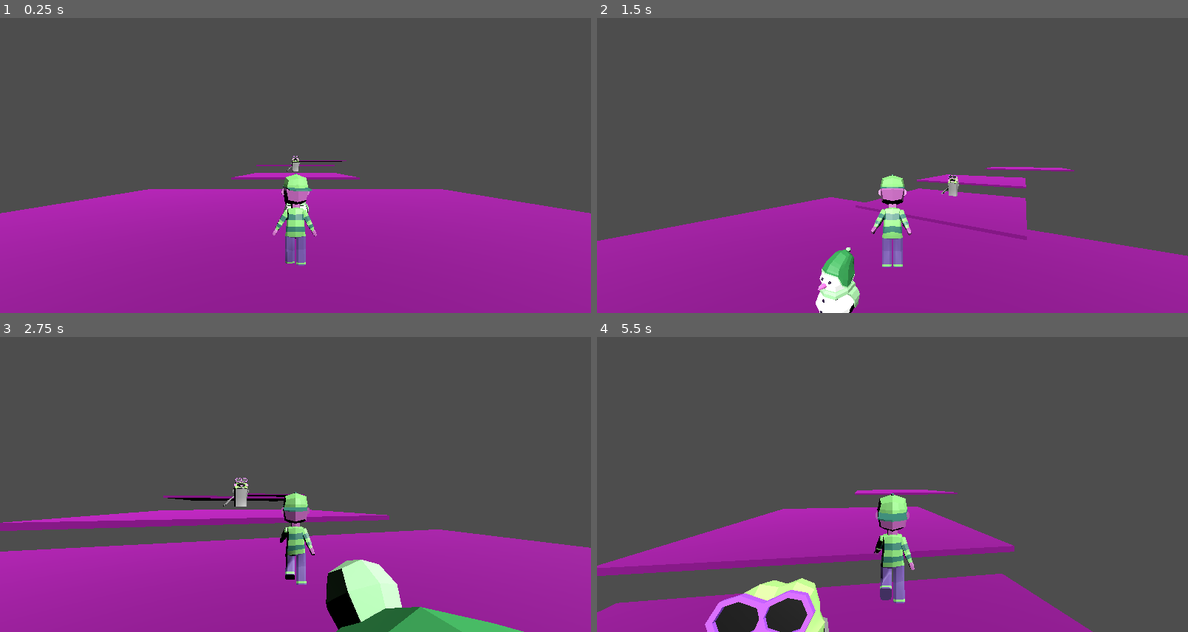
Above: before the commit, frames 1-4 (two rows, left to right).
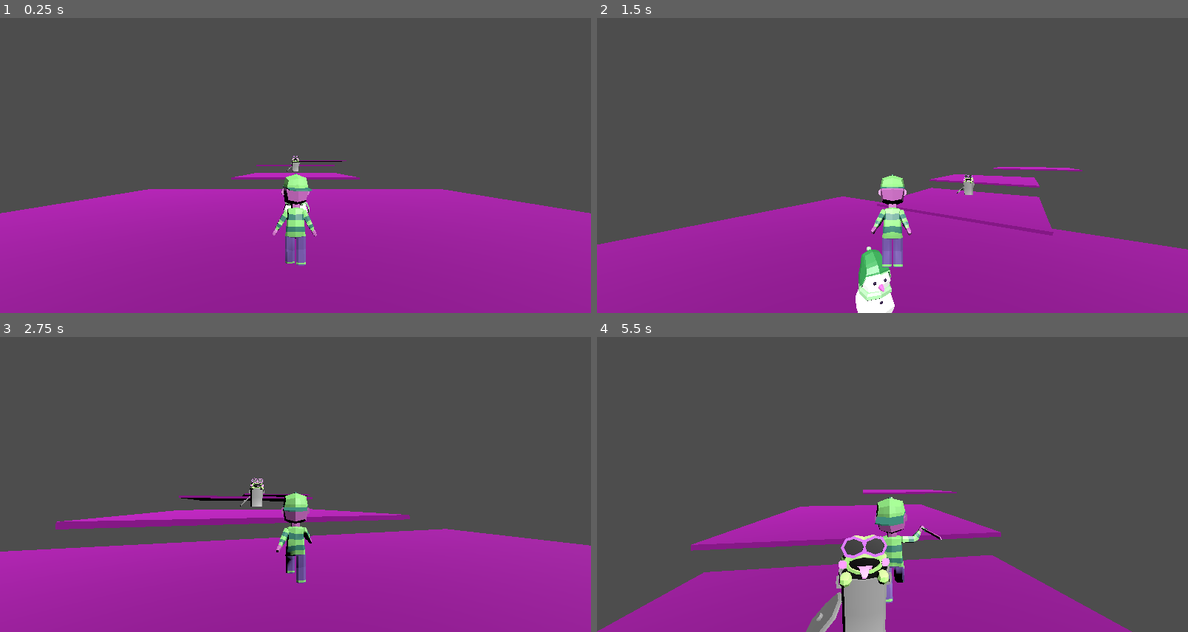
Above: after the commit, the same moments.

Repository: b4k4kozmo/KatsuBoy3D
Game: Godot game, scene res://Main.tscn
Same seed, same stepped clock (60 frames per second), same inputs: the game is played once before the commit and once after it.
Inputs (mouse positions are in pixels of both pictures, inside the frame that each line leads up to):
- Up to frame 1 (0.25 s): no input
- Up to frame 2 (1.5 s): tap Enter (attack) at 0.5, 0.6, 1.35 s; move the mouse to (922, 165) at 0.52 s; hold W (move_forward) from 0.53 s (still down); tap Space (jump) at 0.77 s; move the mouse to (862, 165) at 1.27 s
- Up to frame 3 (2.75 s): keep holding W (move_forward); tap Space (jump) at 1.52 s; move the mouse to (307, 478) at 2.02 s; tap E (interact) at 2.1 s; tap Enter (attack) at 2.3 s
- Up to frame 4 (5.5 s): keep holding W (move_forward); move the mouse to (886, 490) at 2.77 s; tap Shift (run) at 2.85 s; tap Space (jump) at 3.02, 3.77, 4.52 s; tap Enter (attack) at 3.05, 3.8, 4.55, 5.1 s; move the mouse to (933, 487) at 3.52 s; hold = (zoom_in) 3.53-4.28 s; move the mouse to (845, 481) at 4.27 s; tap - (zoom_out) at 4.35 s; move the mouse to (898, 484) at 5.02 s

The runs differ from the first frame. In frame 1, less than 0.1% of the frame differs, in the area x 48-53%, y 62-69%; in frame 2, 4.7%; in frame 3, 5.4%; in frame 4, 16%, in the area x 0-91%, y 51-100%.

Commit message:
added features
added knock back on weapon hits
health to player
damage from touching enemy
death upon losing all health
enemy always follows player, will add on sight following soon

Diff:
--- a/Player/Kamibokken3D.gd
+++ b/Player/Kamibokken3D.gd
@@ -2,3 +2,4 @@
 
 # dmg is the amount of damage dealt to the target
 var dmg = 2
+var knockBack = 50
--- a/Player/Player.gd
+++ b/Player/Player.gd
@@ -6,9 +6,12 @@
 var run_speed = speed * 2
 @export var jump_impulse = 33
 @export var fall_acceleration = 50
+var mobKnockBack = 0
+
 var playerPaused: bool = false
 var playerJumping: bool = false
 var playerAttacking: bool = false
+var canMove: bool = true
 
 var target_velocity = Vector3.ZERO
 var currentNPC
@@ -28,23 +31,24 @@
 			playerAttacking = false
 
 		# check for each move input and update the direction accordingly
-		if Input.is_action_pressed("move_right"):
-			direction.x += 1
-		if Input.is_action_pressed("move_left"):
-			direction.x -= 1
+		if canMove == true:
+			if Input.is_action_pressed("move_right"):
+				direction.x += 1
+			if Input.is_action_pressed("move_left"):
+				direction.x -= 1
 
-		# x and z are the ground plane in 3D
-		if Input.is_action_pressed("move_back"):
-			direction.z += 1
-		if Input.is_action_pressed("move_forward"):
-			direction.z -= 1
+			# x and z are the ground plane in 3D
+			if Input.is_action_pressed("move_back"):
+				direction.z += 1
+			if Input.is_action_pressed("move_forward"):
+				direction.z -= 1
 
 		if direction != Vector3.ZERO:
 			# this line of code gets diretion relative to the camera direction
 
 			direction = direction.rotated(Vector3.UP, hRot).normalized()
 			$Pivot.look_at(position + direction, Vector3.UP)
-			if playerJumping == false:
+			if playerJumping == false and playerAttacking == false:
 				#set plzyerAtacking to false when walking
 				$Pivot/KatsuBoi_anim/AnimationPlayer.play("walk")
 				playerAttacking = false
@@ -74,8 +78,13 @@
 			if Input.is_action_just_pressed("interact"):
 				currentNPC.dialogue()
 
+
+
+
 		# moving the character
 		velocity = target_velocity
+
+
 		move_and_slide()
 
 		# jumping
@@ -89,11 +98,18 @@
 		if playerAttacking == false:
 			$Pivot/KatsuBoi_anim/Armature/Skeleton3D/BoneAttachment3D.hide()
 			$Pivot/KatsuBoi_anim/Armature/Skeleton3D/BoneAttachment3D/Kamibokken3D/CollisionShape3D.disabled = true
+			canMove = true
 		if playerAttacking:
 			$Pivot/KatsuBoi_anim/Armature/Skeleton3D/BoneAttachment3D.show()
 			$Pivot/KatsuBoi_anim/Armature/Skeleton3D/BoneAttachment3D/Kamibokken3D/CollisionShape3D.disabled = false
+			canMove = false
+
+		if health <= 0:
+			die()
 
 
+func die():
+	queue_free()
 
 func _on_canvas_layer_game_paused():
 	playerPaused = true
@@ -114,3 +130,14 @@
 func _on_npc_detector_body_exited(_body):
 	#sets currentNPC to null
 	currentNPC = null
+
+
+func _on_mob_detector_body_entered(body):
+	print_debug(body)
+	health -= body.atk
+	print_debug(health)
+	mobKnockBack = body.knockBack
+
+
+func _on_mob_detector_body_exited(_body):
+	pass
--- a/Player/Player.tscn
+++ b/Player/Player.tscn
@@ -68,7 +68,16 @@
 [node name="CollisionShape3D" type="CollisionShape3D" parent="NpcDetector"]
 shape = SubResource("CylinderShape3D_0wbdt")
 
+[node name="MobDetector" type="Area3D" parent="."]
+collision_mask = 4
+
+[node name="CollisionShape3D" type="CollisionShape3D" parent="MobDetector"]
+transform = Transform3D(1, 0, 0, 0, 1, 0, 0, 0, 1, 0, 4.41297, 0)
+shape = SubResource("CapsuleShape3D_8jbsg")
+
 [connection signal="body_entered" from="NpcDetector" to="." method="_on_npc_detector_body_entered"]
 [connection signal="body_exited" from="NpcDetector" to="." method="_on_npc_detector_body_exited"]
+[connection signal="body_entered" from="MobDetector" to="." method="_on_mob_detector_body_entered"]
+[connection signal="body_exited" from="MobDetector" to="." method="_on_mob_detector_body_exited"]
 
 [editable path="Pivot/KatsuBoi_anim"]
--- a/Snome.gd
+++ b/Snome.gd
@@ -4,18 +4,41 @@
 signal hit()
 var attackingBody = null
 var tempDMG = 0
+var tempKnockBack = 0
+var direction
+var fall_acceleration = 50
+var atk = 1
+var knockBack = 50
+@onready var mesh = $Pivot
+@export var speed = 2
 
-func _physics_process(_delta):
+func _physics_process(delta):
+	direction = Vector2.ZERO
+	if not is_on_floor():
+		velocity.y -= fall_acceleration * delta
 
+	var player = get_node("../Player")
+	if player:
+		direction = (player.position - position).normalized()
+		if direction:
+			mesh.rotation.y = lerp_angle(mesh.rotation.y, atan2(direction.x, direction.z) - rotation.y, delta * 10)
+			velocity.x = direction.x * speed
+			velocity.z = direction.z * speed
 	if attackingBody != null:
 		if attackingBody.is_in_group("weapon"):
 			#temp damage takes damagenfrom current weapon and stores it
 			#before the attacking body nuliifies
 			tempDMG = attackingBody.dmg
+			tempKnockBack = attackingBody.knockBack
+			velocity.x = direction.x * -tempKnockBack
+			velocity.z = direction.z * -tempKnockBack
+
 			#wait for weapon to leave the 3D area before nullifying and taking damage
 			await _on_area_3d_area_exited(null)
 			health -= tempDMG
+
 			print_debug(health)
+	move_and_slide()
 
 	if health <= 0:
 		die()
--- a/Snome.tscn
+++ b/Snome.tscn
@@ -14,12 +14,14 @@
 [node name="Snome" type="CharacterBody3D" groups=["mob"]]
 transform = Transform3D(2, 0, 0, 0, 2, 0, 0, 0, 2, 0, 0, 0)
 collision_layer = 4
+collision_mask = 9
 script = ExtResource("1_2c2pv")
 
 [node name="Pivot" type="Node3D" parent="."]
 transform = Transform3D(-1, 3.48787e-16, -8.74228e-08, 3.48787e-16, 1, -3.48787e-16, 8.74228e-08, -3.48787e-16, -1, 0, 0, 0)
 
 [node name="Snowman" parent="Pivot" instance=ExtResource("1_bm7lp")]
+transform = Transform3D(-1, 3.48787e-16, -8.74228e-08, 3.48787e-16, 1, -3.48787e-16, 8.74228e-08, -3.48787e-16, -1, 0, 0, 0)
 
 [node name="CollisionShape3D" type="CollisionShape3D" parent="."]
 transform = Transform3D(1, 0, 0, 0, 1, 0, 0, 0, 1, 0, 1.69865, 0)
Not shown, changed: Art/.DS_Store
